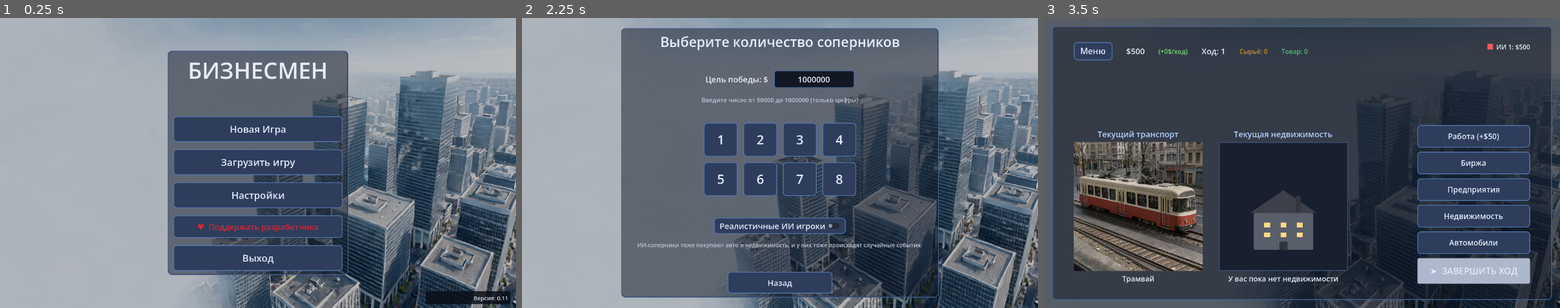
Above: before the commit, frames 1-3 (left to right).
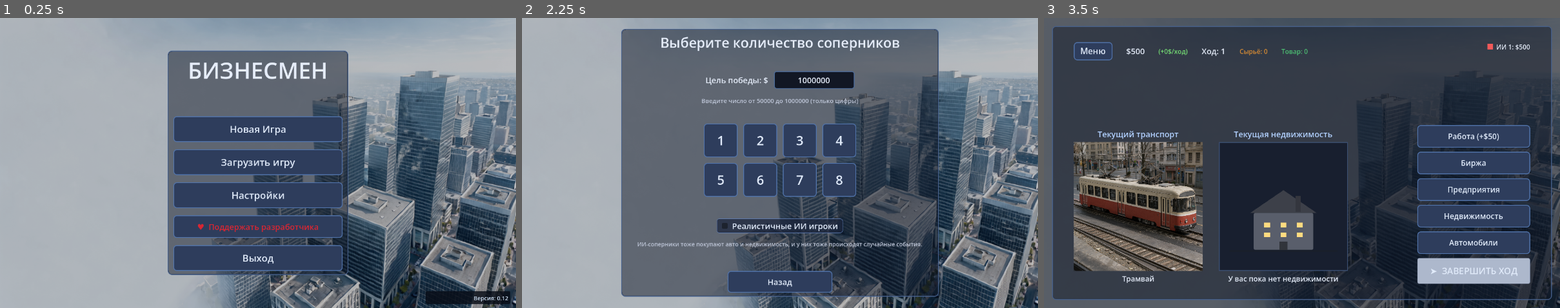
Above: after the commit, the same moments.

Repository: bikeevivan/Businessman
Game: Godot game, scene res://scenes/main_menu.tscn
Same seed, same stepped clock (60 frames per second), same inputs: the game is played once before the commit and once after it.
Inputs:
- Up to frame 1 (0.25 s): no input
- Up to frame 2 (2.25 s): click "Новая Игра" at 0.5 s; click "Назад" at 1.25 s; click "Новая Игра" at 2 s
- Up to frame 3 (3.5 s): click "1" at 2.75 s

The runs differ from the first frame. In frame 1, less than 0.1% of the frame differs, in the area x 97-99%, y 96-98%; in frame 2, 4.2%, in the area x 19-81%, y 3-97%; in frame 3, nothing differs.

Commit message:
Фикс мигания переключателя «Реалистичные ИИ игроки»
Виджет заменён с CheckButton на CheckBox (как у тумблера музыки в настройках):
в Godot 4.7 CheckButton рисует индикатор дефолтной темой (кружок/«таблетка»
у правого края), а в теме для типа CheckButton стилей нет — из-за смены размера
при нажатии кнопка в центрированном контейнере смещалась и выглядела как
«моргающая». CheckBox использует стили темы проекта (cb_normal/cb_hover/
cb_pressed одинаковой геометрии) и рисует обычную галочку.
В тему добавлены цвета индикатора CheckBox (checked/unchecked).

Diff:
--- a/assets/game_theme.tres
+++ b/assets/game_theme.tres
@@ -192,6 +192,8 @@
 CheckBox/colors/font_pressed_color = Color(0.88, 0.92, 0.98, 1)
 CheckBox/colors/font_hover_pressed_color = Color(1, 1, 1, 1)
 CheckBox/colors/font_focus_color = Color(0.78, 0.88, 1, 1)
+CheckBox/colors/checkbox_checked_color = Color(0.78, 0.86, 1, 1)
+CheckBox/colors/checkbox_unchecked_color = Color(0.55, 0.62, 0.75, 1)
 CheckBox/constants/h_separation = 10
 CheckBox/styles/normal = SubResource("cb_normal")
 CheckBox/styles/hover = SubResource("cb_hover")
--- a/scripts/ui/main_menu.gd
+++ b/scripts/ui/main_menu.gd
@@ -6,7 +6,7 @@
 var _music_check: CheckBox
 var _win_amount_edit: LineEdit
 var _win_amount_error: Label
-var _realistic_ai_check: CheckButton
+var _realistic_ai_check: CheckBox
 var delete_confirm: ConfirmationDialog
 var _pending_delete_slot: int = -1
 var donate_dialog: AcceptDialog
@@ -204,7 +204,7 @@
 
 	_add_spacer(page, 18)
 
-	_realistic_ai_check = CheckButton.new()
+	_realistic_ai_check = CheckBox.new()
 	_realistic_ai_check.text = tr("m_realistic_ai")
 	_realistic_ai_check.button_pressed = GameState.realistic_ai
 	_realistic_ai_check.add_theme_font_size_override("font_size", 20)
Not shown, changed: version.txt
Not shown, changed: installer/tycoon.iss
